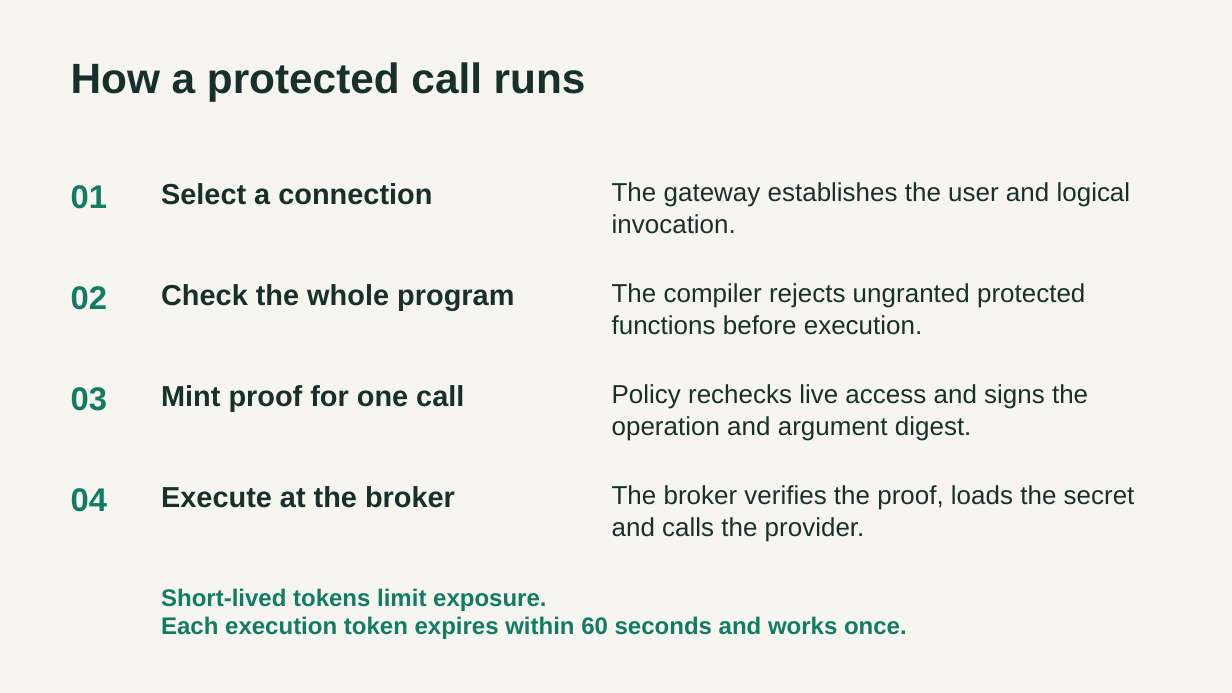
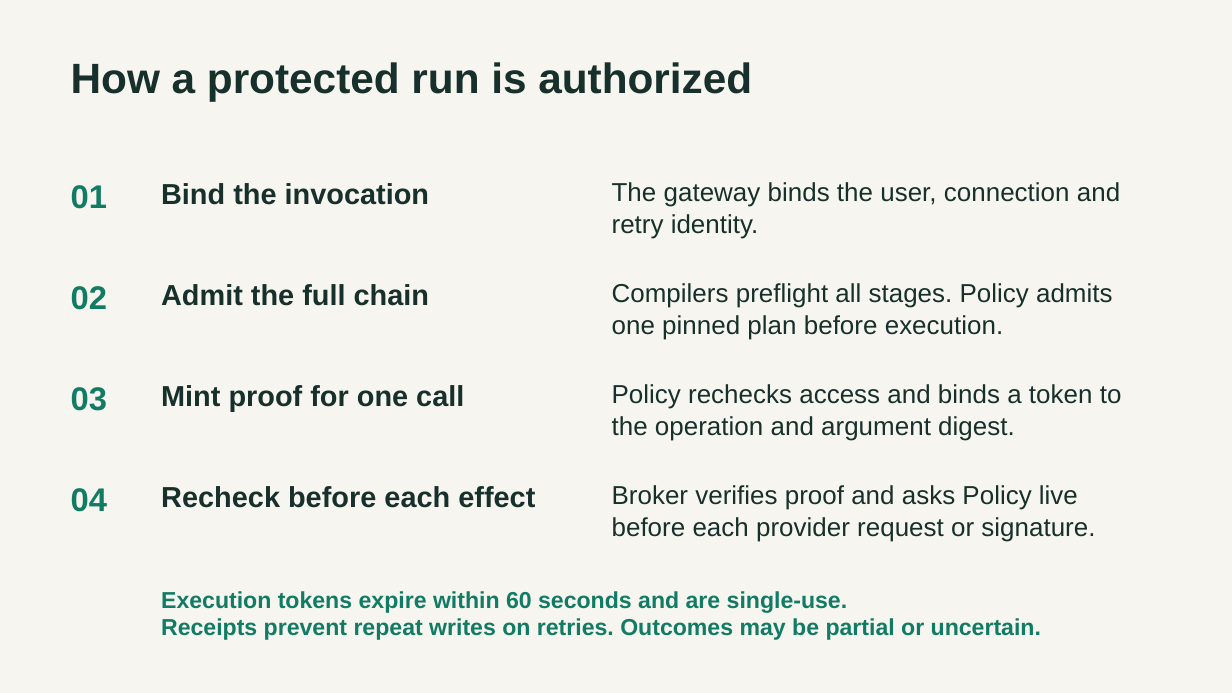
Before and after one commit to graffiticode/graffiticode, a slide deck: slide 3 of docs/graffiticode-capability-security-spacing.pptx. Drawn at 1232x693 pixels with LibreOffice and Linux fonts; fonts in the diff are those of the drawing. Boxes give left, top, right and bottom in pixels: in the first picture for what was removed or moved away, otherwise in the second. Text is boxed around its words. In the diff, an @@ line names an element or a change of style, - is before the commit and + after.

```diff
--- a/docs/graffiticode-capability-security-spacing.pptx
+++ b/docs/graffiticode-capability-security-spacing.pptx
@@ text at [71,62,752,101]: text changed @@
-How a protected call runs
+How a protected run is authorized
@@ text at [161,183,429,205]: text changed @@
-Select a connection
+Bind the invocation
@@ text at [612,182,1120,239]: text changed @@
-The gateway establishes the user and logical invocation.
+The gateway binds the user, connection and retry identity.
@@ text at [161,284,429,306]: text changed @@
-Check the whole program
+Admit the full chain
@@ text at [612,283,1112,340]: text changed @@
-The compiler rejects ungranted protected functions before execution.
+Compilers preflight all stages. Policy admits one pinned plan before execution.
@@ text at [612,384,1122,441]: text changed @@
-Policy rechecks live access and signs the operation and argument digest.
+Policy rechecks access and binds a token to the operation and argument digest.
@@ text at [161,486,535,508]: text changed @@
-Execute at the broker
+Recheck before each effect
@@ text at [612,485,1095,542]: text changed @@
-The broker verifies the proof, loads the secret and calls the provider.
+Broker verifies proof and asks Policy live before each provider request or signature.
@@ text at [161,591,1041,640]: text changed; size 18.8 to 18 pt @@
-Short-lived tokens limit exposure.
-Each execution token expires within 60 seconds and works once.
+Execution tokens expire within 60 seconds and are single-use.
+Receipts prevent repeat writes on retries. Outcomes may be partial or uncertain.
```
Also in this commit, not shown: 3 other slides changed, 2 slides added, 2 slides removed.
